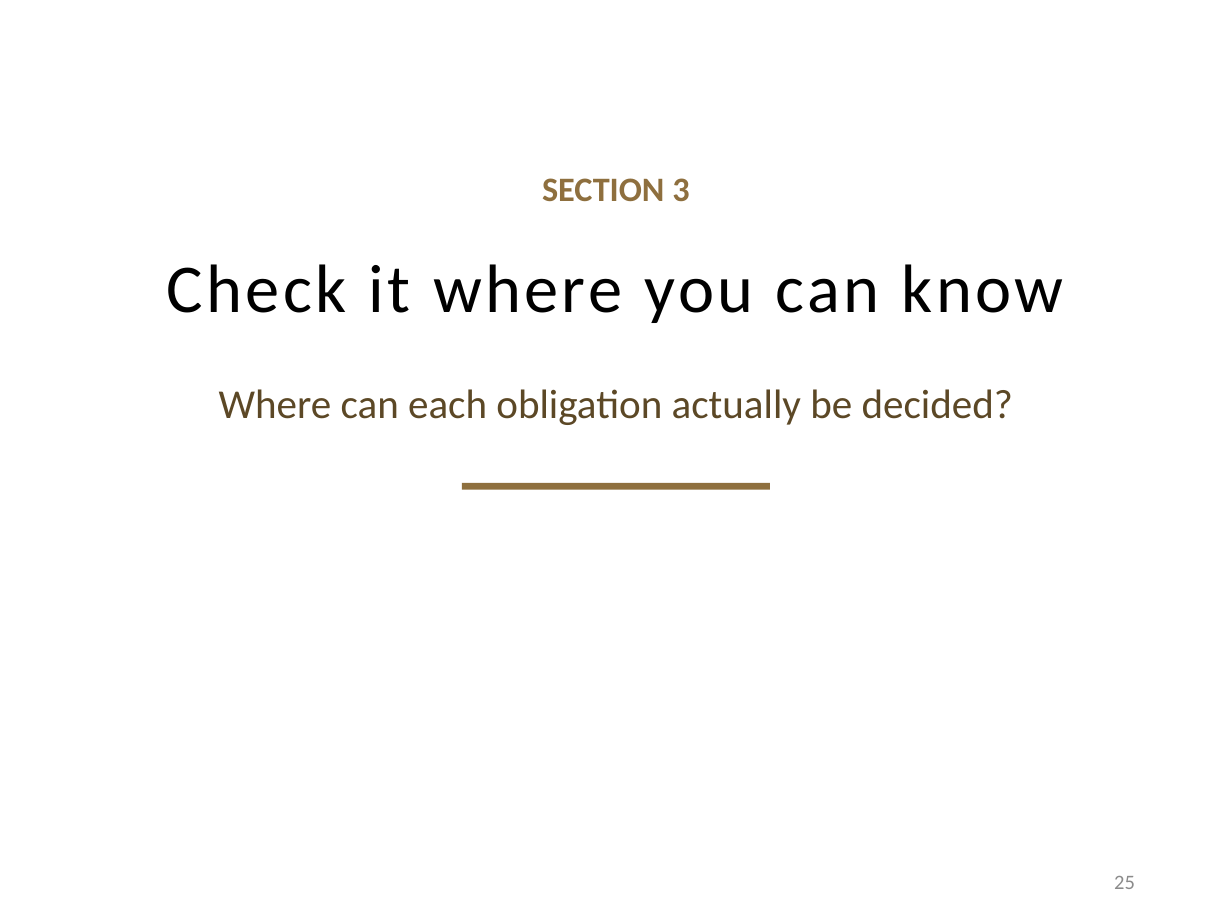
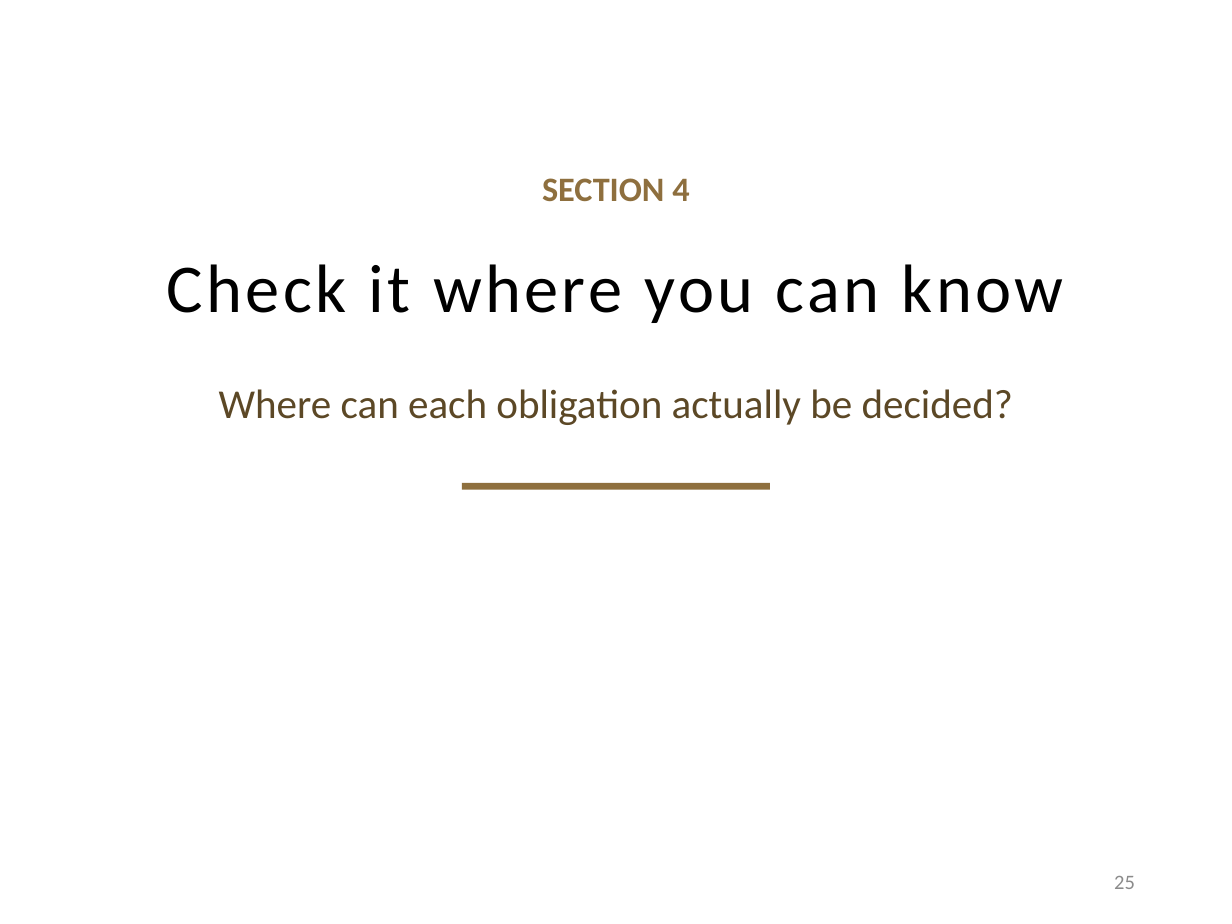
Before and after one commit to davisjam/model-based-agentic-software-engineering, a slide deck: slide 25 of course/lectures/act-2-delegation-and-control/03-alignment/2-3-Alignment.pptx. Drawn at 1232x924 pixels with LibreOffice and Linux fonts; fonts in the diff are those of the drawing; background and template pictures are left out. Boxes give left, top, right and bottom in pixels: in the first picture for what was removed or moved away, otherwise in the second. Text is boxed around its words. In the diff, an @@ line names an element or a change of style, - is before the commit and + after.

Commit message:
deck 2-3 S4: boundaries section renumbered to 4; 20pt floor; clearer aphorism
'Earlier is not always possible' simplified to the floor rather than scaled;
boundary-example boxes widened so single-word examples hold one line at 20pt;
'Production is only part of the system' carries the author's compressed
aphorism (candidate production vs. acceptance authority).

```diff
--- a/course/lectures/act-2-delegation-and-control/03-alignment/2-3-Alignment.pptx
+++ b/course/lectures/act-2-delegation-and-control/03-alignment/2-3-Alignment.pptx
@@ text at (542, 178, 689, 202): text changed @@
-SECTION 3
+SECTION 4
```
Also in this commit, not shown: 4 other slides changed.
